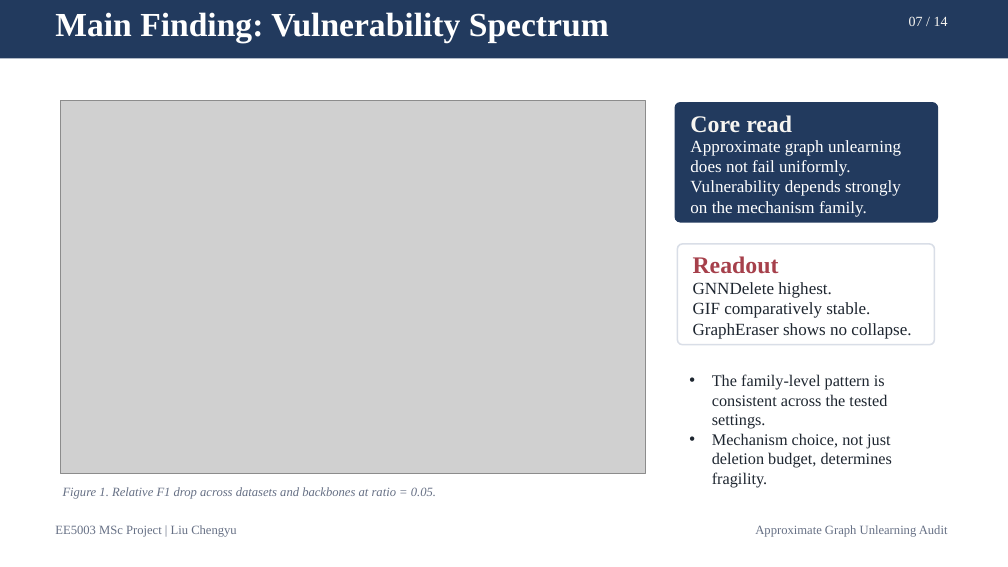
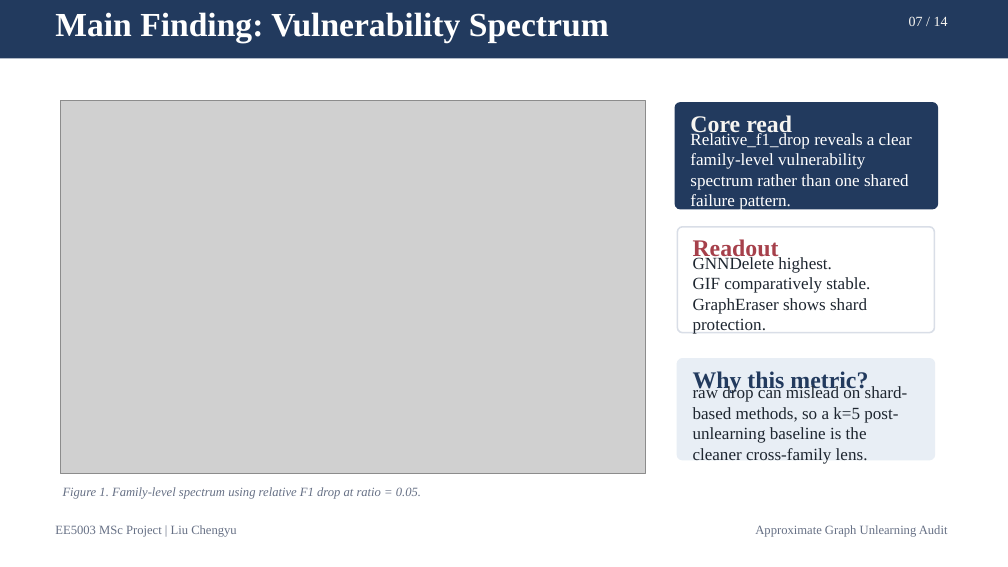
Before and after one commit to lelelelelelelelelelelelele/OpenGU, a slide deck: slide 7 of GULib-master/report/0417_5003report/ppt/out-test/final_15min_defense.pptx. Drawn at 1008x567 pixels with LibreOffice and Linux fonts; fonts in the diff are those of the drawing; grey boxes stand for pictures. Boxes give left, top, right and bottom in pixels: in the first picture for what was removed or moved away, otherwise in the second. Text is boxed around its words. In the diff, an @@ line names an element or a change of style, - is before the commit and + after.

```diff
--- a/GULib-master/report/0417_5003report/ppt/out-test/final_15min_defense.pptx
+++ b/GULib-master/report/0417_5003report/ppt/out-test/final_15min_defense.pptx
@@ rounded rectangle: place and size @@
-rounded rectangle at (675,103,937,222)
+rounded rectangle at (675,103,937,209)
@@ rounded rectangle at (675,103,937,209): proportions changed @@
@@ text at (690,131,912,211): text changed @@
-Approximate graph unlearning does not fail uniformly. Vulnerability depends strongly on the mechanism family.
+Relative_f1_drop reveals a clear family-level vulnerability spectrum rather than one shared failure pattern.
@@ rounded rectangle at (677,227,934,333): proportions changed @@
@@ rounded rectangle: place and size @@
-rounded rectangle at (677,244,934,345)
+rounded rectangle at (677,227,934,333)
@@ text "Readout" rewrapped from (693,256,779,274) to (693,239,779,261) @@
@@ text "GNNDelete highest.": place and size @@
-text "GNNDelete highest." at (693,282,911,339)
+text "GNNDelete highest." at (693,255,870,334)
@@ text at (693,298,867,334): text changed @@
-GraphEraser shows no collapse.
+GraphEraser shows shard protection.
@@ rounded rectangle added at (677,359,934,460), fill #E8EEF5, outline #E8EEF5 1.1 pt @@
@@ text added at (693,371,868,393), 17 pt, text #223A5E, bold @@
+Why this metric?
@@ text added at (693,385,908,464), 12.2 pt, text #1E2630 @@
+raw drop can mislead on shard-based methods, so a k=5 post-unlearning baseline is the cleaner cross-family lens.
@@ text removed at (712,374,892,488) @@
-• The family-level pattern is consistent across the tested settings.
-• Mechanism choice, not just deletion budget, determines fragility.
@@ text at (63,487,421,499): text changed @@
-Figure 1. Relative F1 drop across datasets and backbones at ratio = 0.05.
+Figure 1. Family-level spectrum using relative F1 drop at ratio = 0.05.
```
Also in this commit, not shown: 3 other slides changed, 2 slides added, 2 slides removed, 8 other files.
